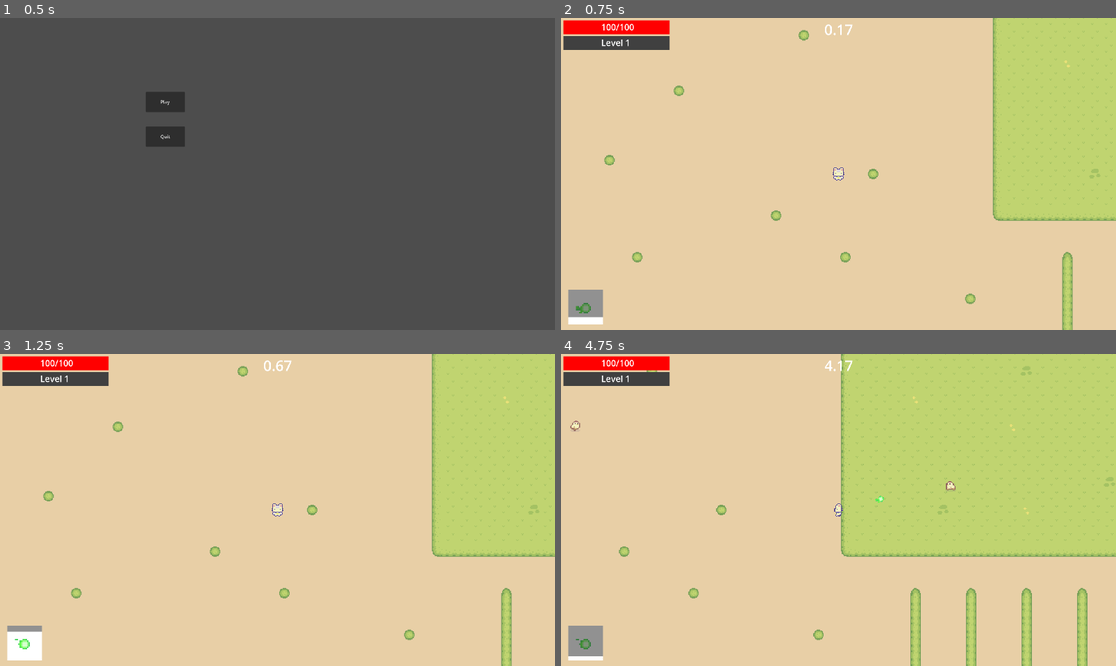
Above: before the commit, frames 1-4 (two rows, left to right).
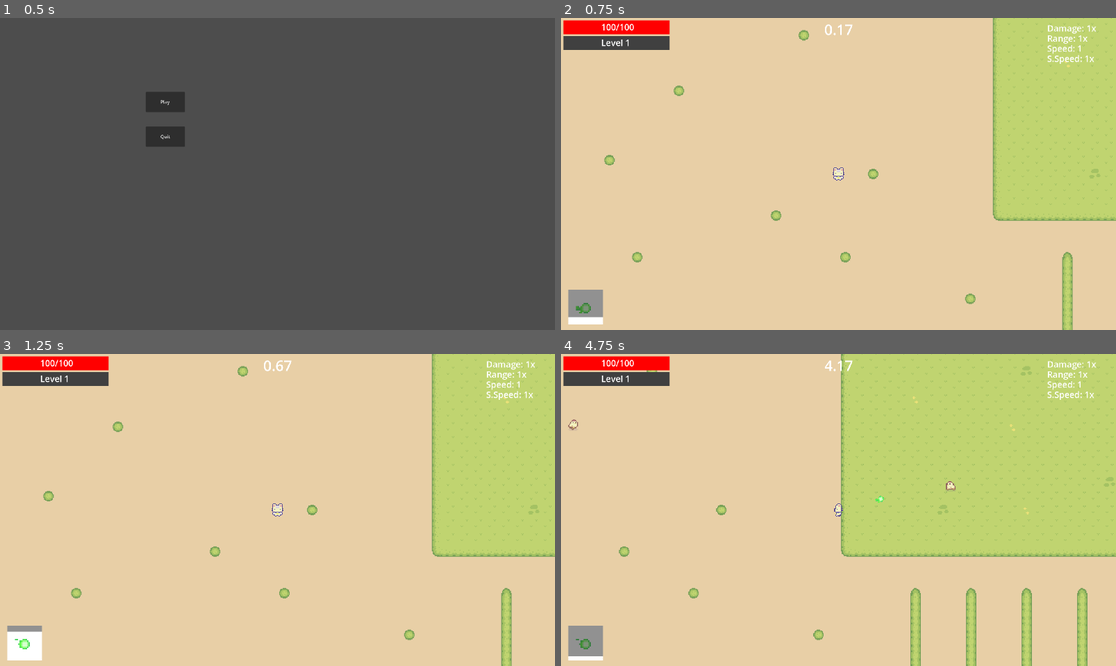
Above: after the commit, the same moments.

Repository: Aobies59/farm-survivors
Game: Godot game, scene res://scenes/main.tscn
Two runs of this game, one before a commit and one after it. Both use one fixed random seed, a clock stepped at 60 frames per second and the inputs below.
Inputs:
- Up to frame 1 (0.5 s): no input
- Up to frame 2 (0.75 s): click "Play" at 0.5 s
- Up to frame 3 (1.25 s): no input
- Up to frame 4 (4.75 s): hold Right (Move Right) 1.28-2.03 s; hold Down (Move Down) 2.03-2.78 s; hold Right (Move Right) 2.78-3.53 s; hold Up (Move Up) 3.53-4.28 s; hold Left (Move Left) from 4.28 s (still down)

Frame 1 is identical in both runs. In frame 2, 0.3% of the frame differs, in the area x 87-97%, y 2-15%; in frame 3, 0.3%; in frame 4, 0.4%, in the area x 1-97%, y 2-25%.

Commit message:
added stats display

Diff:
--- a/characters/player.tscn
+++ b/characters/player.tscn
@@ -552,9 +552,6 @@
 [sub_resource type="RectangleShape2D" id="RectangleShape2D_qufdk"]
 size = Vector2(23, 23)
 
-[sub_resource type="RectangleShape2D" id="RectangleShape2D_uxude"]
-size = Vector2(640, 360)
-
 [node name="Player" type="CharacterBody2D"]
 script = ExtResource("1_cv2j1")
 
@@ -584,10 +581,5 @@
 [node name="CollisionShape2D" type="CollisionShape2D" parent="HurtArea"]
 shape = SubResource("RectangleShape2D_qufdk")
 
-[node name="Viewport" type="Area2D" parent="."]
-
-[node name="CollisionShape2D" type="CollisionShape2D" parent="Viewport"]
-shape = SubResource("RectangleShape2D_uxude")
-
 [connection signal="area_entered" from="HurtArea" to="." method="_on_hurt_area_area_entered"]
 [connection signal="body_entered" from="HurtArea" to="." method="_on_hurt_area_body_entered"]
--- a/scenes/world.tscn
+++ b/scenes/world.tscn
@@ -42,8 +42,8 @@
 
 # Called every frame. 'delta' is the elapsed time since the previous frame.
 func _process(_delta: float) -> void:
-	$Label.text = \"Level \" + str(Global.playerLevel)
-	$Full.size.x = min(maxBarWidth*($\"../../Player\".experience/Global.levelUpExperience[Global.playerLevel]), maxBarWidth)
+	$Label.text = \"Level \" + str($\"../../Player\".level)
+	$Full.size.x = min(maxBarWidth*($\"../../Player\".experience/Global.levelUpExperience[$\"../../Player\".level]), maxBarWidth)
 "
 
 [sub_resource type="GDScript" id="GDScript_117ql"]
@@ -192,13 +192,55 @@
 [sub_resource type="LabelSettings" id="LabelSettings_mvf48"]
 font_size = 50
 
+[sub_resource type="GDScript" id="GDScript_ic0eh"]
+resource_name = "stats"
+script/source = "extends Node2D
+
+var damage: Label
+var shootingRange: Label
+var speed: Label
+var shootingSpeed: Label
+
+var player: CharacterBody2D
+
+# Called when the node enters the scene tree for the first time.
+func _ready() -> void:
+	player = $\"../../Player\"
+	damage = $Damage
+	shootingRange = $Range
+	speed = $Speed
+	shootingSpeed = $ShootSpeed
+
+# Called every frame. 'delta' is the elapsed time since the previous frame.
+func _process(_delta: float) -> void:
+	damage.text = \"Damage: \" + str(player.playerDamageMultiplier) + \"x\"
+	shootingRange.text = \"Range: \" + str(player.playerRangeMultiplier) + \"x\"
+	speed.text = \"Speed: \" + str(player.playerSpeed)
+	shootingSpeed.text = \"S.Speed: \" + str(player.playerShootingFrequencyMultiplier) + \"x\"
+"
+
+[sub_resource type="LabelSettings" id="LabelSettings_qw1ur"]
+font_size = 30
+
+[sub_resource type="GDScript" id="GDScript_s4qb4"]
+resource_name = "items"
+script/source = "extends Node2D
+
+
+# Called when the node enters the scene tree for the first time.
+func _ready() -> void:
+	pass # Replace with function body.
+
+
+# Called every frame. 'delta' is the elapsed time since the previous frame.
+func _process(delta: float) -> void:
+	pass
+"
+
 [node name="World" type="Node2D"]
 script = ExtResource("1_vmkrc")
 
 [node name="Background" parent="." instance=ExtResource("1_p234c")]
-
-[node name="Node2D" type="Node2D" parent="."]
-position = Vector2(841, 508)
 
 [node name="Player" parent="." instance=ExtResource("1_16p6v")]
 position = Vector2(768, 328)
@@ -359,5 +401,42 @@
 text = "0"
 label_settings = SubResource("LabelSettings_mvf48")
 
+[node name="Stats" type="Node2D" parent="UI"]
+position = Vector2(1682, 14)
+script = SubResource("GDScript_ic0eh")
+
+[node name="Damage" type="Label" parent="UI/Stats"]
+offset_right = 40.0
+offset_bottom = 23.0
+text = "Damage: 0"
+label_settings = SubResource("LabelSettings_qw1ur")
+
+[node name="Range" type="Label" parent="UI/Stats"]
+offset_top = 35.0
+offset_right = 153.0
+offset_bottom = 77.0
+text = "Range: 0
+"
+label_settings = SubResource("LabelSettings_qw1ur")
+
+[node name="Speed" type="Label" parent="UI/Stats"]
+offset_top = 70.0
+offset_right = 153.0
+offset_bottom = 112.0
+text = "Speed: 0
+"
+label_settings = SubResource("LabelSettings_qw1ur")
+
+[node name="ShootSpeed" type="Label" parent="UI/Stats"]
+offset_top = 105.0
+offset_right = 153.0
+offset_bottom = 147.0
+text = "ShootSpeed: 0"
+label_settings = SubResource("LabelSettings_qw1ur")
+
+[node name="Items" type="Node2D" parent="UI"]
+position = Vector2(1682, 170)
+script = SubResource("GDScript_s4qb4")
+
 [connection signal="pressed" from="PauseMenu/Continue" to="PauseMenu" method="_on_continue_pressed"]
 [connection signal="pressed" from="PauseMenu/Quit" to="PauseMenu" method="_on_quit_pressed"]
--- a/scripts/global.gd
+++ b/scripts/global.gd
@@ -14,15 +14,12 @@
 var chickenSpawnRate = 1.0
 
 # player
+enum abilities { SLIMEBALL }
+var abilitiesFrequency = {
+	abilities.SLIMEBALL: 0.8
+}
 var levelUpExperience = {
 	1 : 100,
 	2: 150,
 	3: 200
 }
-var playerLevel = 1
-var playerSpeed = 1
-enum abilities { SLIMEBALL }
-var abilitiesFrequency = {
-	abilities.SLIMEBALL: 0.8
-}
-var playerRangeMultiplier = 1
--- a/scripts/player.gd
+++ b/scripts/player.gd
@@ -1,6 +1,15 @@
 extends CharacterBody2D
 
-var speed = Global.playerSpeed * Global.SPEED_MULTIPLIER
+
+@export var level = 1
+
+# stats
+var playerSpeed = 1
+var playerRangeMultiplier = 1
+var playerDamageMultiplier = 1
+var playerShootingFrequencyMultiplier = 1
+
+var speed = playerSpeed * Global.SPEED_MULTIPLIER
 
 enum positions { UP, LEFT, RIGHT, DOWN }
 var previousPosition = positions.DOWN
@@ -122,10 +131,10 @@
 
 func get_experience(amount):
 	experience += amount
-	if experience >= Global.levelUpExperience[Global.playerLevel]:
-		if Global.levelUpExperience.get(Global.playerLevel + 1):
-			experience -= Global.levelUpExperience[Global.playerLevel]
-			Global.playerLevel += 1
+	if experience >= Global.levelUpExperience[level]:
+		if Global.levelUpExperience.get(level + 1):
+			experience -= Global.levelUpExperience[level]
+			level += 1
 
 func die():
 	get_tree().change_scene_to_file("res://scenes/game_over.tscn")
--- a/scripts/world.gd
+++ b/scripts/world.gd
@@ -22,13 +22,18 @@
 
 @export var paused = false
 
-var player
+var player: CharacterBody2D
 var camera: Camera2D
 var testArea: Area2D
+
+var viewportSize: Vector2
+var cameraZoom: Vector2
 
 func _ready() -> void:
 	player = get_node("Player")
 	camera = player.get_node("Camera2D")
+	viewportSize = Vector2(get_viewport_rect().size)
+	cameraZoom = Vector2(camera.zoom)
 	randomize()
 
 	testArea = Area2D.new()
@@ -40,16 +45,10 @@
 	self.add_child(testArea)
 
 func spawnMob(mobName):
-	var viewportSize = Vector2(get_viewport_rect().size)
-	var cameraZoom = Vector2(camera.zoom)
-	var cameraRect = Rect2(
-		camera.global_position - (viewportSize / 2 * cameraZoom),
-		viewportSize * cameraZoom
-	)
-	var smallXRange = range(X_RANGE[0], player.position.x - 960/camera.zoom.x)
-	var bigXRange = range(player.position.x + 960/camera.zoom.x, X_RANGE[1])
-	var smallYRange = range(Y_RANGE[0], player.position.y - 540/camera.zoom.y)
-	var bigYRange = range(player.position.y + 540/camera.zoom.y, Y_RANGE[1])
+	var smallXRange = range(X_RANGE[0], player.position.x - viewportSize.x/2/camera.zoom.x)
+	var bigXRange = range(player.position.x + viewportSize.x/2/camera.zoom.x, X_RANGE[1])
+	var smallYRange = range(Y_RANGE[0], player.position.y - viewportSize.y/2/camera.zoom.y)
+	var bigYRange = range(player.position.y + viewportSize.y/2/camera.zoom.y, Y_RANGE[1])
 
 	var xRange = smallXRange + bigXRange
 	var yRange = smallYRange + bigYRange
@@ -62,6 +61,7 @@
 	if testArea.has_overlapping_areas() or testArea.has_overlapping_bodies():
 		mobDeltas[mobName] = Global.spawnRates[mobName]
 	else:
+		mobDeltas[mobName] = 0
 		var mob = mobScenes[mobName].instantiate()
 		$Mobs.add_child(mob)
 		mob.position = enemyPosition
@@ -71,7 +71,6 @@
 	for currMob in Global.spawnableMobs:
 		mobDeltas[currMob] += delta
 		if mobDeltas[currMob] >= Global.chickenSpawnRate:
-			mobDeltas[currMob] -= Global.chickenSpawnRate
 			spawnMob(currMob)
 
 	timeSinceIncreasedDificulty += delta
Not shown: 1 places in characters/player.tscn that only renumber resources
Not shown: 1 places in scenes/world.tscn that only renumber resources
